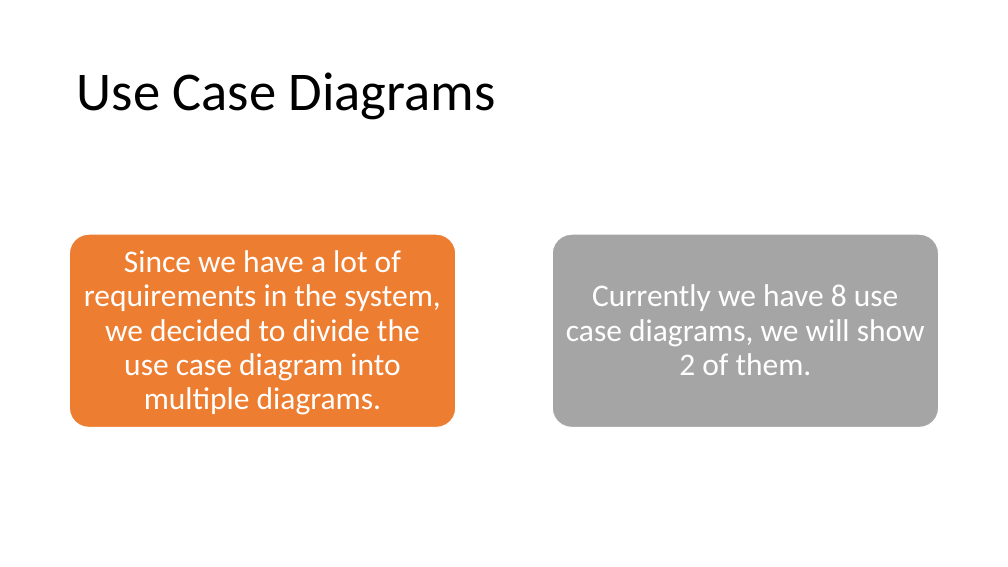
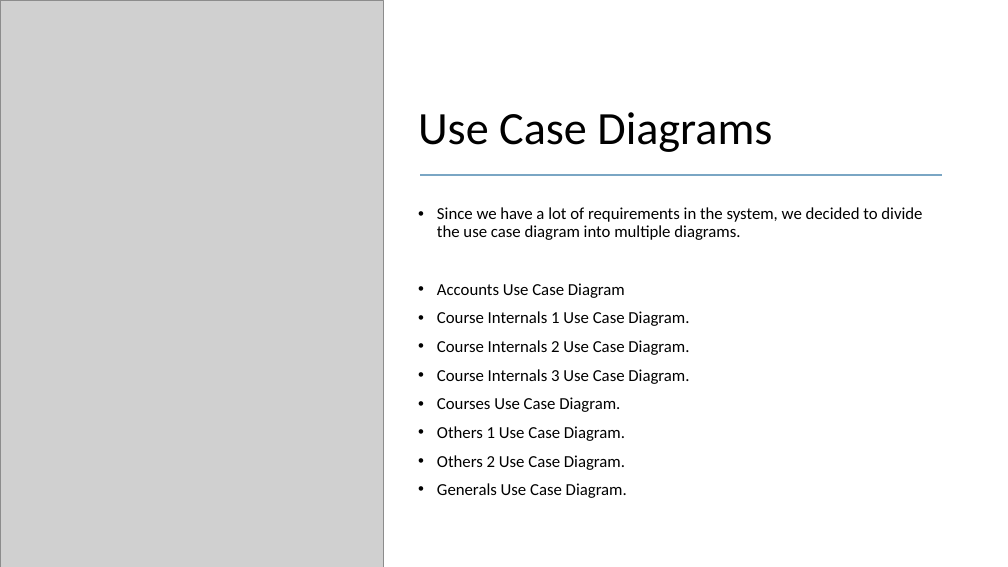
Before and after one commit to mounirsabry/Better_Ecom_GP, a slide deck: slide 16 of Discussions/Midyear_Discussion/presentation.pptx. Drawn at 1008x567 pixels with LibreOffice and Linux fonts; fonts in the diff are those of the drawing; grey boxes stand for pictures. Boxes give left, top, right and bottom in pixels: in the first picture for what was removed or moved away, otherwise in the second. Text is boxed around its words. In the diff, an @@ line names an element or a change of style, - is before the commit and + after.

```diff
--- a/Discussions/Midyear_Discussion/presentation.pptx
+++ b/Discussions/Midyear_Discussion/presentation.pptx
@@ picture added at (0, 0, 383, 567) @@
@@ title "Use Case Diagrams": place and size @@
-title "Use Case Diagrams" at (77, 72, 496, 120)
+title "Use Case Diagrams" at (418, 112, 772, 152)
@@ title "Use Case Diagrams" at (418, 112, 772, 152): size 52 to 44 pt; vertical alignment middle to bottom @@
@@ line added from (420, 175) to (942, 175), #7AA6C4 1.5 pt @@
@@ text added at (437, 207, 922, 498), 16 pt, text #000000 @@
+• Since we have a lot of requirements in the system, we decided to divide the use case diagram into multiple diagrams.
+• Accounts Use Case Diagram
+• Course Internals 1 Use Case Diagram.
+• Course Internals 2 Use Case Diagram.
+• Course Internals 3 Use Case Diagram.
+• Courses Use Case Diagram.
+• Others 1 Use Case Diagram.
+• Others 2 Use Case Diagram.
+• Generals Use Case Diagram.
@@ group removed at (70, 234, 939, 427): 2 rounded rectangles, 2 texts @@
-Since we have a lot of requirements in the system, we decided to divide the use case diagram into multiple diagrams.
-Currently we have 8 use case diagrams, we will show 2 of them.
```
Also in this commit, not shown: 9 other slides changed, 3 slides added, 2 slides removed, 2 other files.
